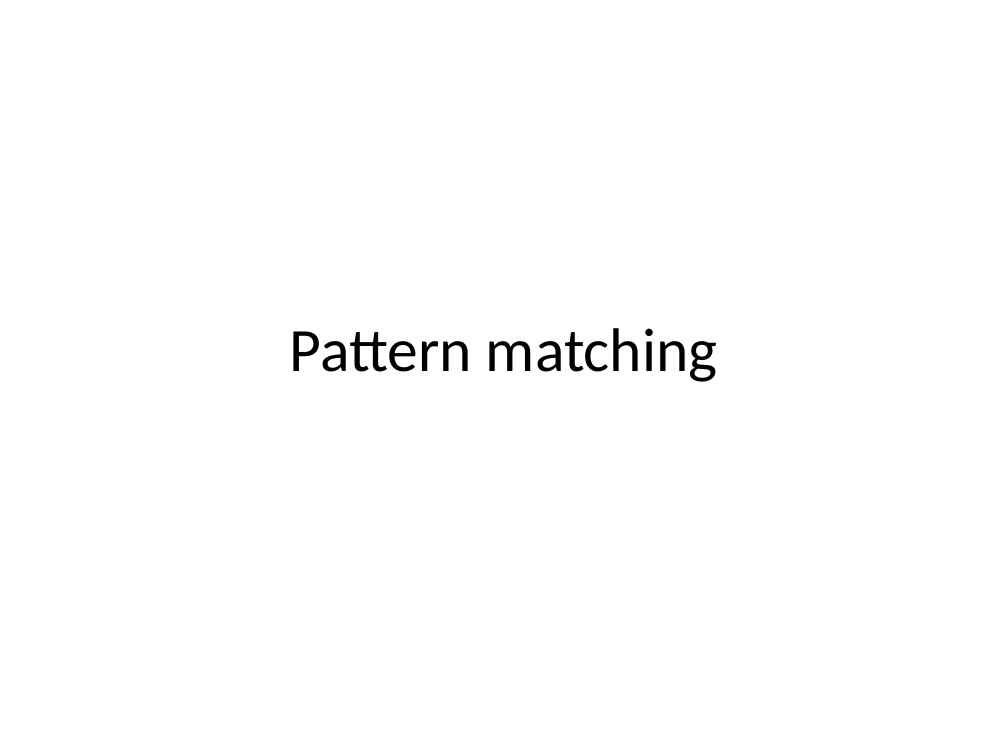
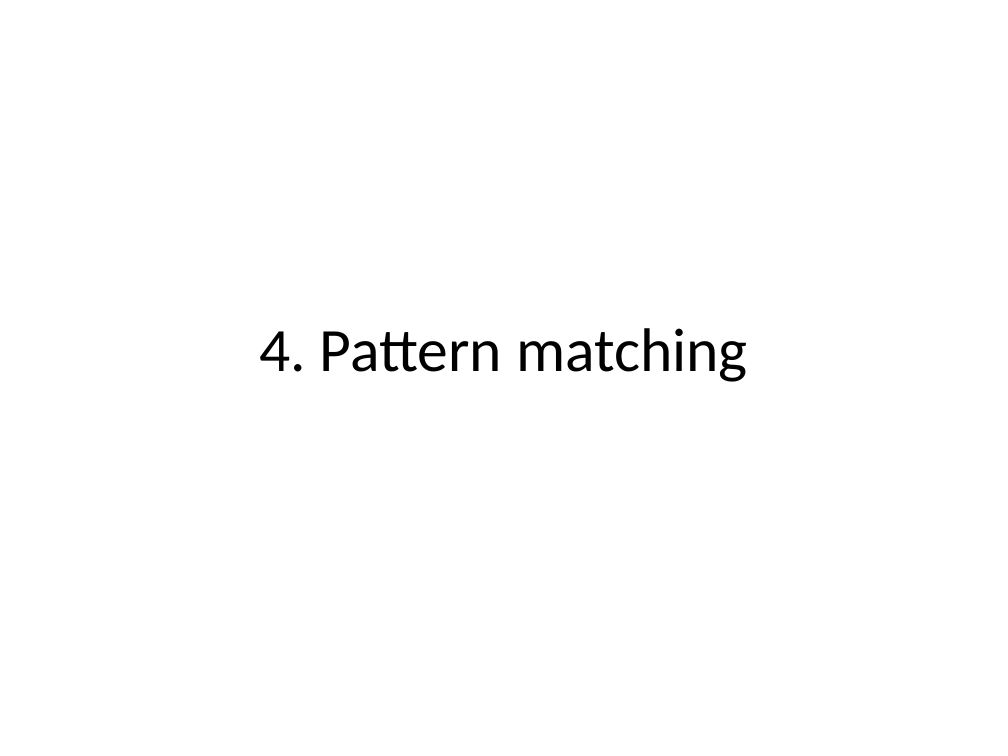
Before and after one commit to texhad3op/ErlangIntro, a slide deck: slide 8 of ErlangIntro.pptx (slide 6 before the commit). Drawn at 1008x756 pixels with LibreOffice and Linux fonts; fonts in the diff are those of the drawing. Boxes give left, top, right and bottom in pixels: in the first picture for what was removed or moved away, otherwise in the second. Text is boxed around its words. In the diff, an @@ line names an element or a change of style, - is before the commit and + after.

```diff
--- a/ErlangIntro.pptx
+++ b/ErlangIntro.pptx
@@ text at bbox=[259, 328, 748, 382]: text changed @@
-Pattern matching
+4. Pattern matching
```
Also in this commit, not shown: 5 other slides changed, 3 slides added, 28 other files.
